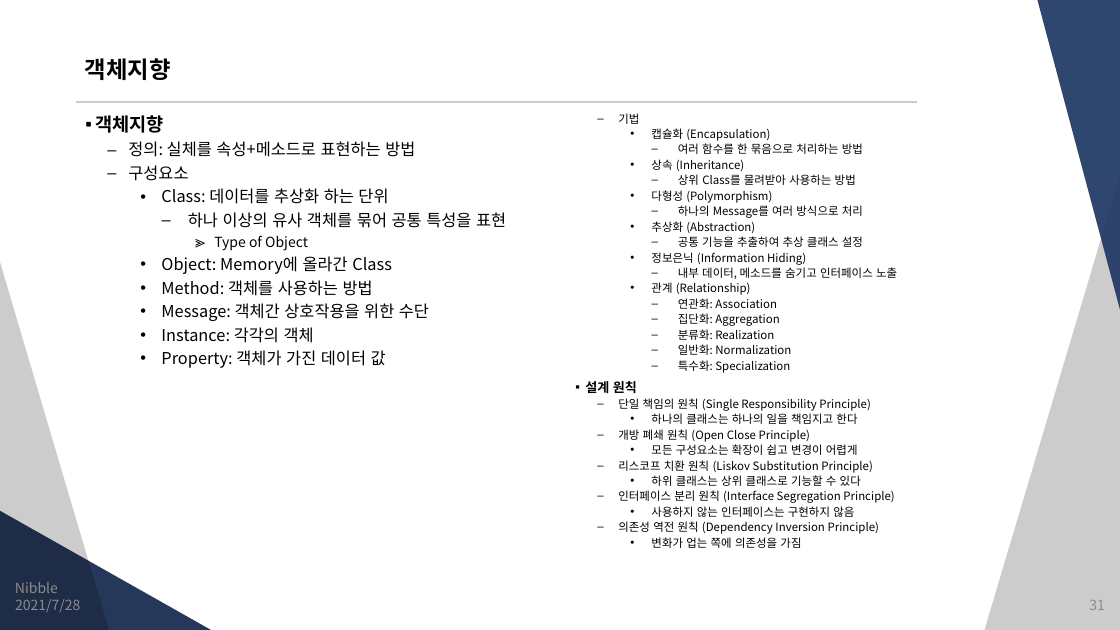
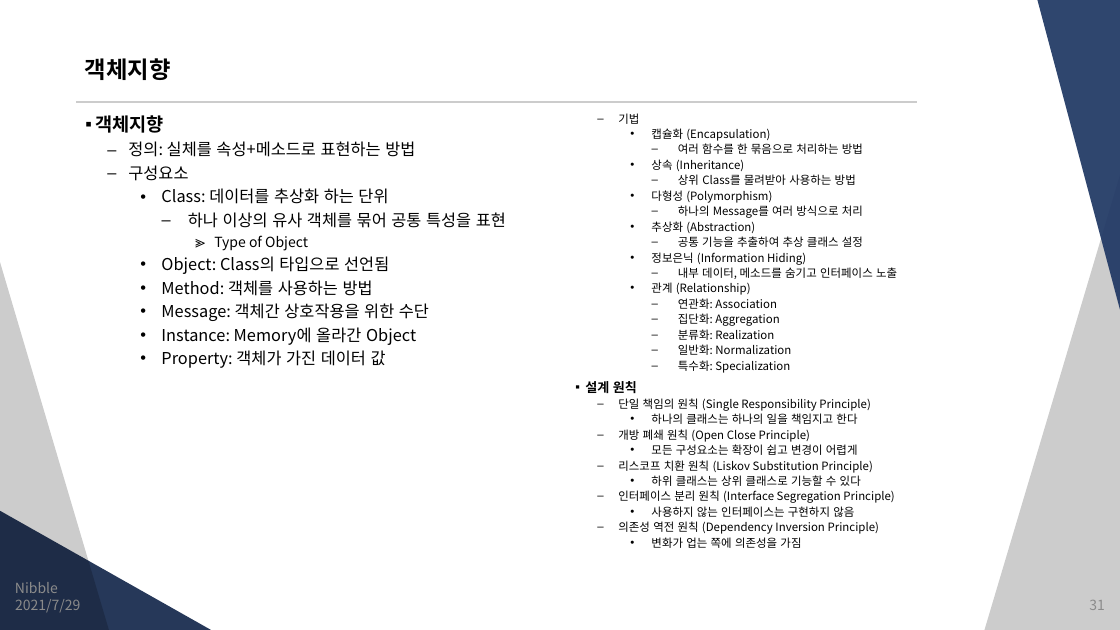
Before and after one commit to JungSangHyeon/2021-TIL, a slide deck: slide 31 of 정보처리기사/정보처리기사.pptx. Drawn at 1120x630 pixels with LibreOffice and Linux fonts; fonts in the diff are those of the drawing. Boxes give left, top, right and bottom in pixels: in the first picture for what was removed or moved away, otherwise in the second. Text is boxed around its words. In the diff, an @@ line names an element or a change of style, - is before the commit and + after.

```diff
--- a/정보처리기사/정보처리기사.pptx
+++ b/정보처리기사/정보처리기사.pptx
@@ text at [161, 256, 389, 274]: text changed @@
-    • Object: Memory에 올라간 Class
+    • Object: Class의 타입으로 선언됨
@@ text at [161, 327, 416, 345]: text changed @@
-    • Instance: 각각의 객체
+    • Instance: Memory에 올라간 Object
```
Also in this commit, not shown: 32 other slides changed, 6 slides added.
